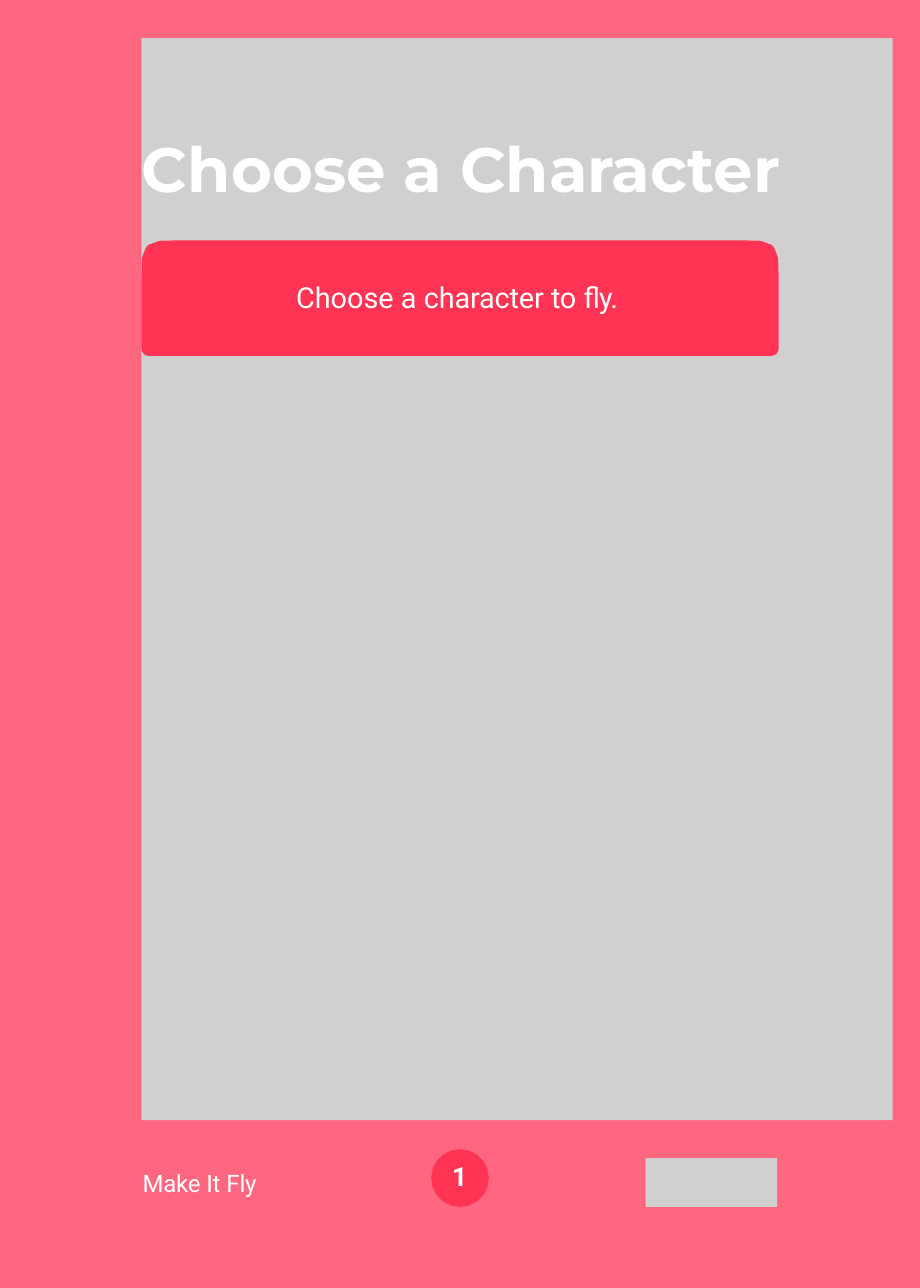
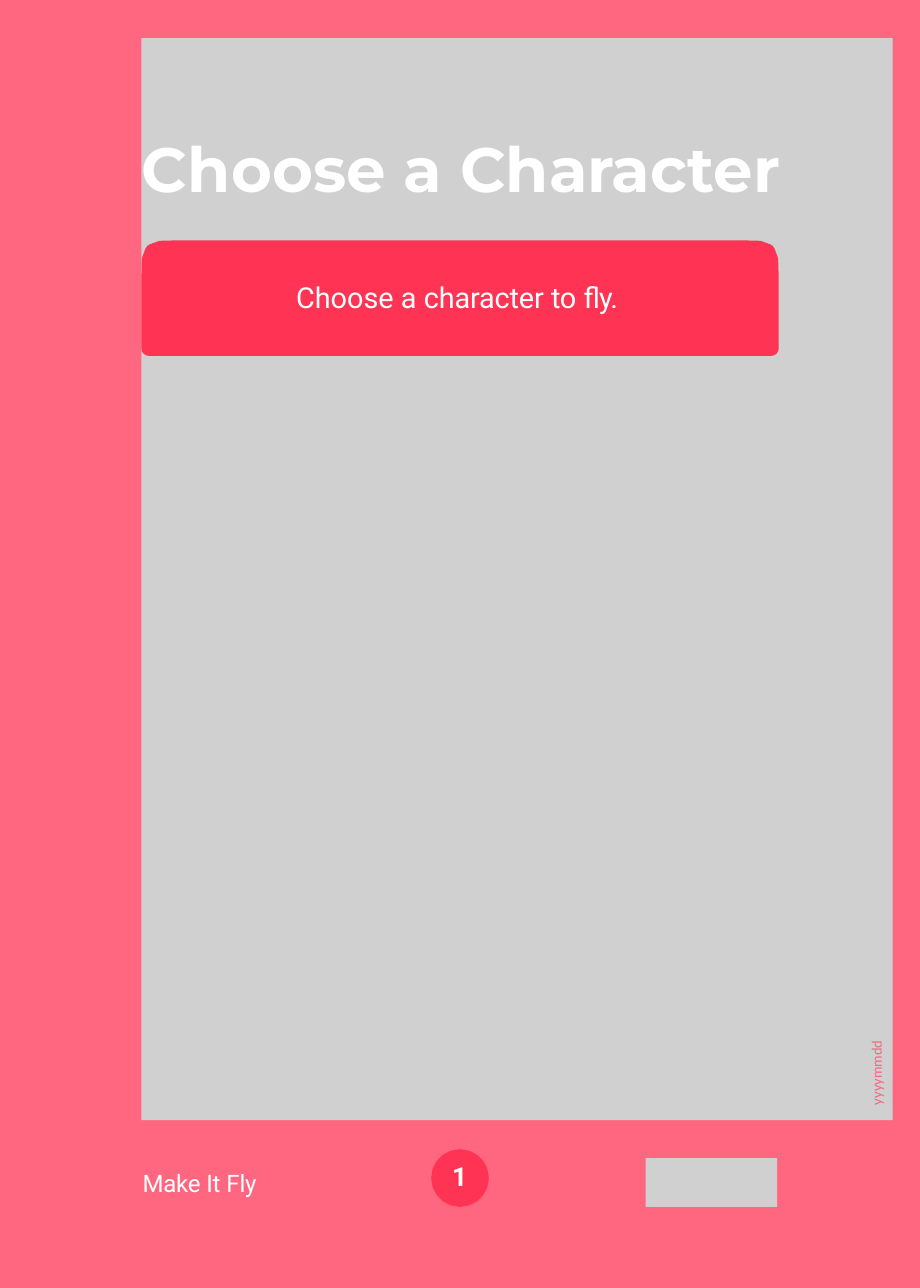
Before and after one commit to hansdejongehv/Scratch-Cards-Temp, a slide deck: slide 3 of English Scratch Cards with extra margin for printing/fly-cards.pptx. Drawn at 920x1288 pixels with LibreOffice and Linux fonts; fonts in the diff are those of the drawing; grey boxes stand for pictures. Boxes give left, top, right and bottom in pixels: in the first picture for what was removed or moved away, otherwise in the second. Text is boxed around its words. In the diff, an @@ line names an element or a change of style, - is before the commit and + after.

```diff
--- a/English Scratch Cards with extra margin for printing/fly-cards.pptx
+++ b/English Scratch Cards with extra margin for printing/fly-cards.pptx
@@ text added at box(868, 1047, 886, 1103), 6 pt, text #F26882 @@
+yyyymmdd
```
Also in this commit, not shown: 7 other slides changed, 26 other files.
